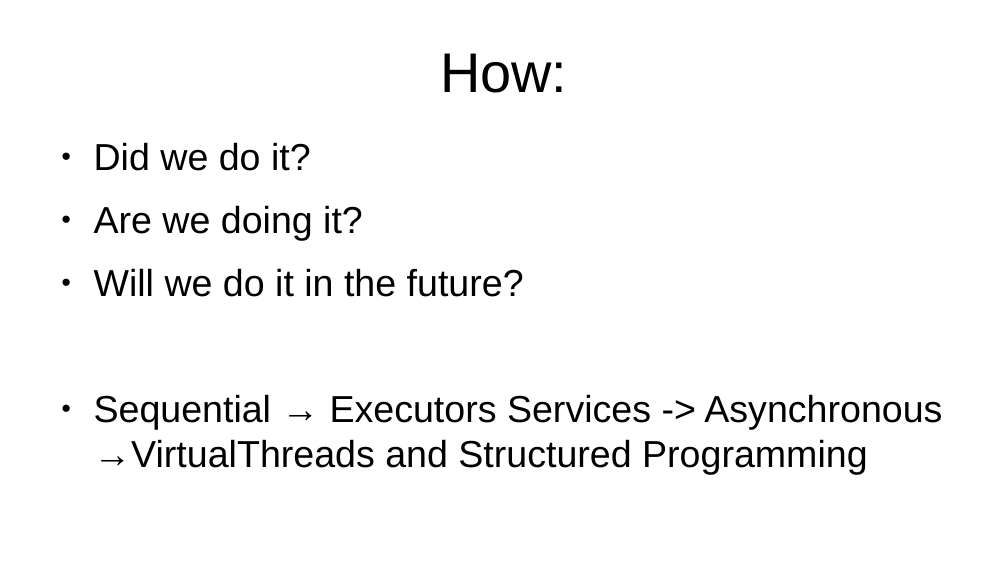
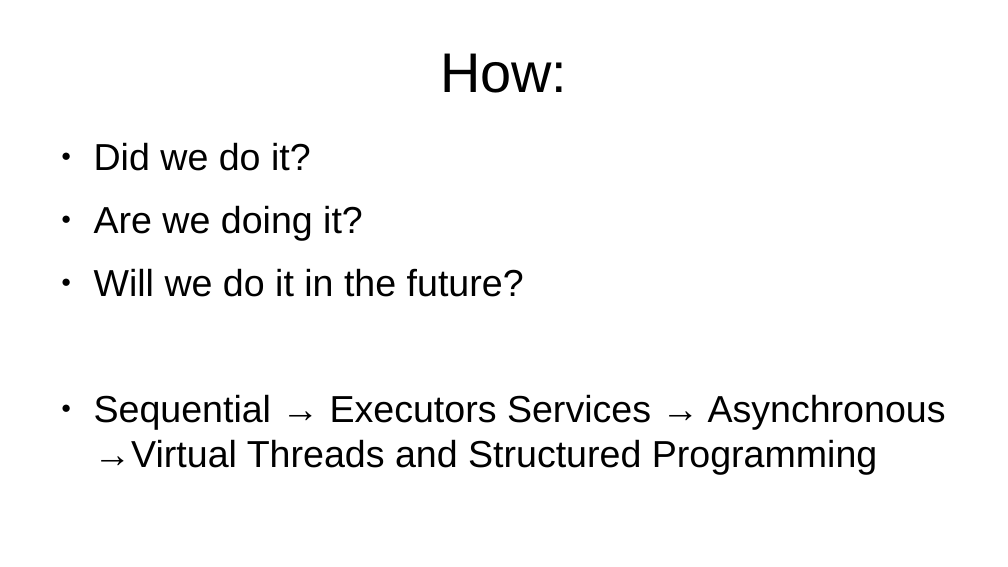
Before and after one commit to muchiri08/saf_concurency_prntn, a slide deck: slide 3 of JavaConcurrency.odp. Drawn at 1008x567 pixels with LibreOffice and Linux fonts; fonts in the diff are those of the drawing. Boxes give left, top, right and bottom in pixels: in the first picture for what was removed or moved away, otherwise in the second. Text is boxed around its words. In the diff, an @@ line names an element or a change of style, - is before the commit and + after.

```diff
--- a/JavaConcurrency.odp
+++ b/JavaConcurrency.odp
@@ text at [94, 394, 946, 475]: text changed @@
-● Sequential → Executors Services -> Asynchronous →VirtualThreads and Structured Programming
+● Sequential → Executors Services → Asynchronous →Virtual Threads and Structured Programming
```
Also in this commit, not shown: 4 other slides changed, 3 other files.
